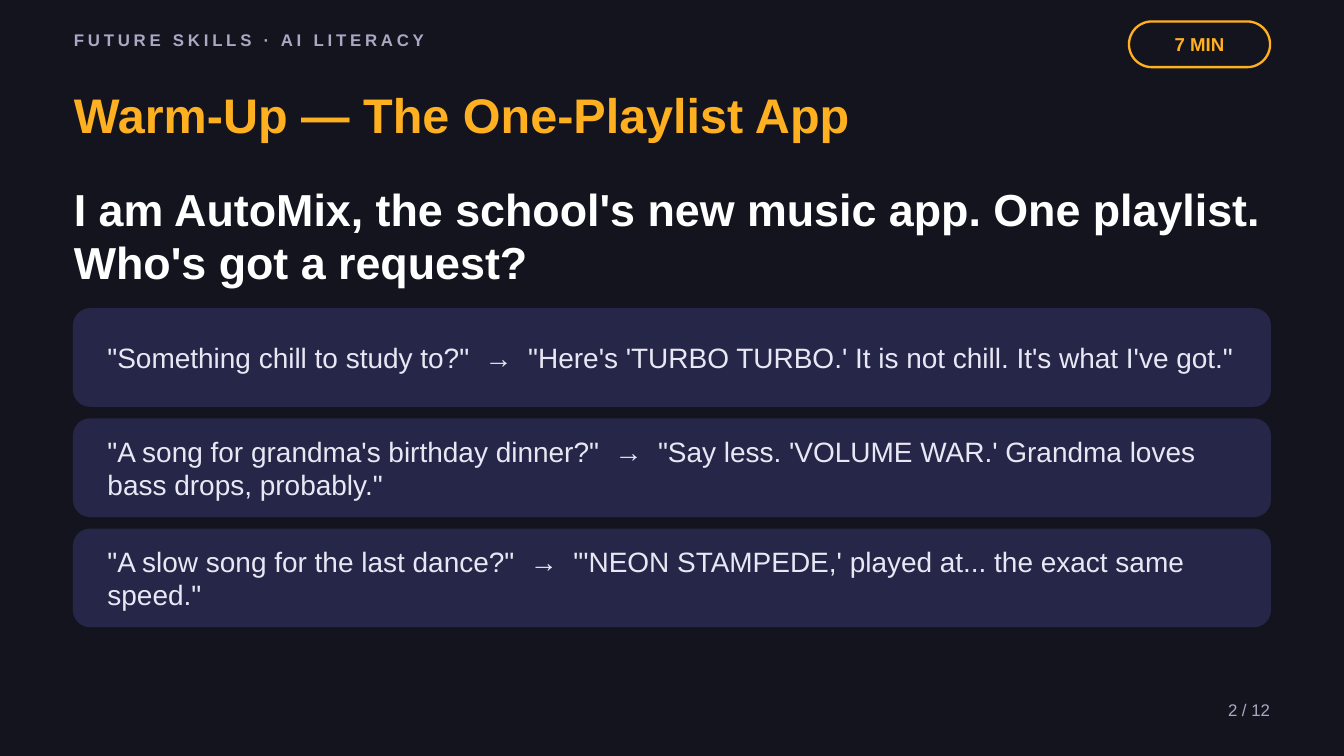
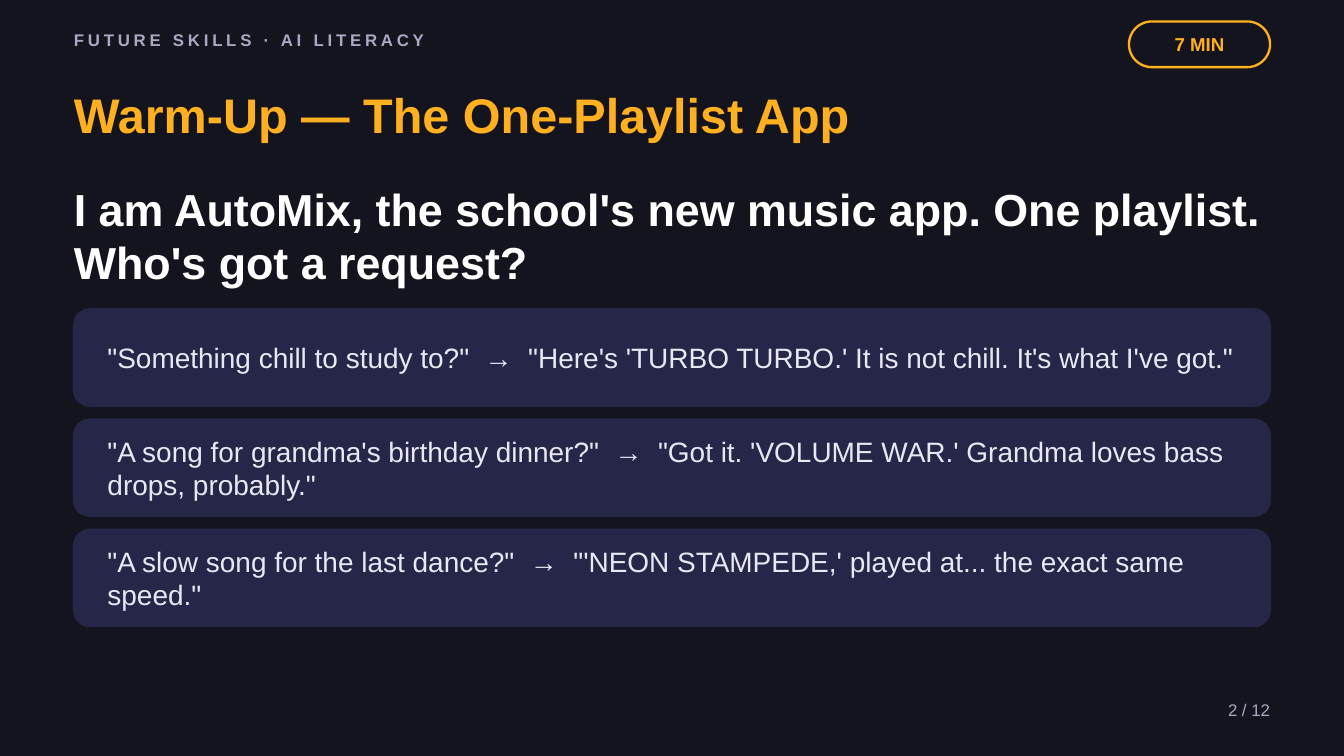
Before and after one commit to phiunit/tptphi, a slide deck: slide 2 of products/ai-training-data-crate/dist/What's in the Playlist - Slides.pptx. Drawn at 1344x756 pixels with LibreOffice and Linux fonts; fonts in the diff are those of the drawing. Boxes give left, top, right and bottom in pixels: in the first picture for what was removed or moved away, otherwise in the second. Text is boxed around its words. In the diff, an @@ line names an element or a change of style, - is before the commit and + after.

```diff
--- a/products/ai-training-data-crate/dist/What's in the Playlist - Slides.pptx
+++ b/products/ai-training-data-crate/dist/What's in the Playlist - Slides.pptx
@@ text at [107,441,1223,500]: text changed @@
-"A song for grandma's birthday dinner?" → "Say less. 'VOLUME WAR.' Grandma loves bass drops, probably."
+"A song for grandma's birthday dinner?" → "Got it. 'VOLUME WAR.' Grandma loves bass drops, probably."
```
Also in this commit, not shown: 9 other slides changed, 32 other files.
